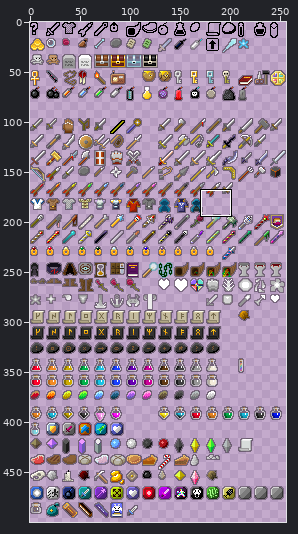
Sprite sheet, stored at core/src/main/assets/sprites/items.png. Above, an overview of the earlier version with the close-up marked.
Close-up. Old version:
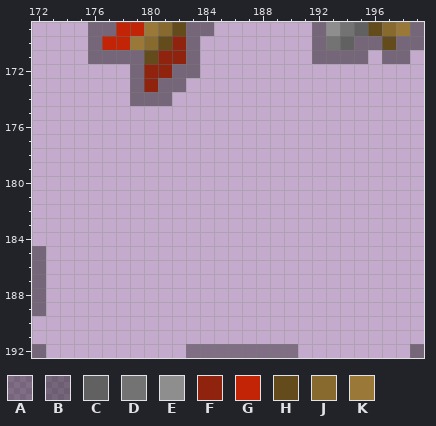
The file is 256x512 pixels. Pixels under 10% opacity are left out. Colours within 5 levels of each other are drawn and written as one. Shown: x 172..199, y 169..192. The wide view leaves out empty margins.
Palette (. is transparent): A #0000005a  B #00000066  C #616161  D #737373  E #8e8e8e  F #8f230d  G #c32405  H #634b1c  J #886a2e  K #997838
Pixels before, first column x 172:
169 ....BBGGKJHBB.......BEDCHJKB
170 ....BGGKJHFB........BDCBBHBB
171 ....BBBBHFFB........BBBB.BB.
172 .......BFFBB................
173 .......BFBB.................
174 .......BBB..................
175 ............................
176 ............................
177 ............................
178 ............................
179 ............................
180 ............................
181 ............................
182 ............................
183 ............................
184 ............................
185 B...........................
186 B...........................
187 B...........................
188 B...........................
189 B...........................
190 ............................
191 ............................
192 B..........AAAAAAAA........B
And afterwards:
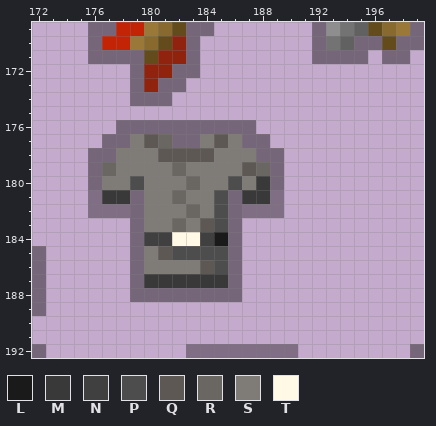
Colours new in this view: L #1a1a1a  M #393939  N #404040  P #4d4d4d  Q #5d5854  R #6a6662  S #7f7b76  T #fff9e5
The commit says: 1.2.2: fixed wrong sprite rect for stabber
What changed:
Colour A is added in row 181 at x 176 and 189; in row 182 at x 176 to 178 and 187 to 189.
Colour B is added in row 176 at x 178 to 187; in row 177 at x 177 to 178, 182 to 183 and 187 to 188; in row 178 at x 176 to 177 and 188 to 189; in rows 179 to 180 at x 176 and 189; in rows 181 to 187 at x 179 and 186; in row 188 at x 179 to 186.
Colour L is added in row 184 at x 185.
Colour M is added in row 180 at x 188; in row 181 at x 177 to 178 and 187 to 188; in row 187 at x 180 to 185.
Colour N is added in row 184 at x 180 to 181 and 184.
Colour P is added in row 180 at x 179 and 186; in rows 181 to 183 at x 185; in row 185 at x 182 to 185; in row 186 at x 185.
Colour Q is added in row 177 at x 180 and 185; in row 178 at x 181 to 184; in row 179 at x 187; in row 183 at x 184; in row 185 at x 181; in row 186 at x 184.
Colour R is added in row 177 at x 181; in row 179 at x 177, 182 and 188; in row 180 at x 183; in row 181 at x 182; in row 182 at x 183; in row 183 at x 182.
Colour S is added in row 177 at x 179, 184 and 186; in row 178 at x 178 to 180 and 185 to 187; in row 179 at x 178 to 181 and 183 to 186; in row 180 at x 177 to 178, 180 to 182, 184 to 185 and 187; in row 181 at x 180 to 181 and 183 to 184; in row 182 at x 180 to 182 and 184.
Colour S is added in row 183 at x 180 to 181 and 183; in row 185 at x 180; in row 186 at x 180 to 183.
Colour T is added in row 184 at x 182 to 183.
Where, in picture pixels (left, top, right, bottom), the same in both close-ups:
added: (88, 120, 284, 302)
